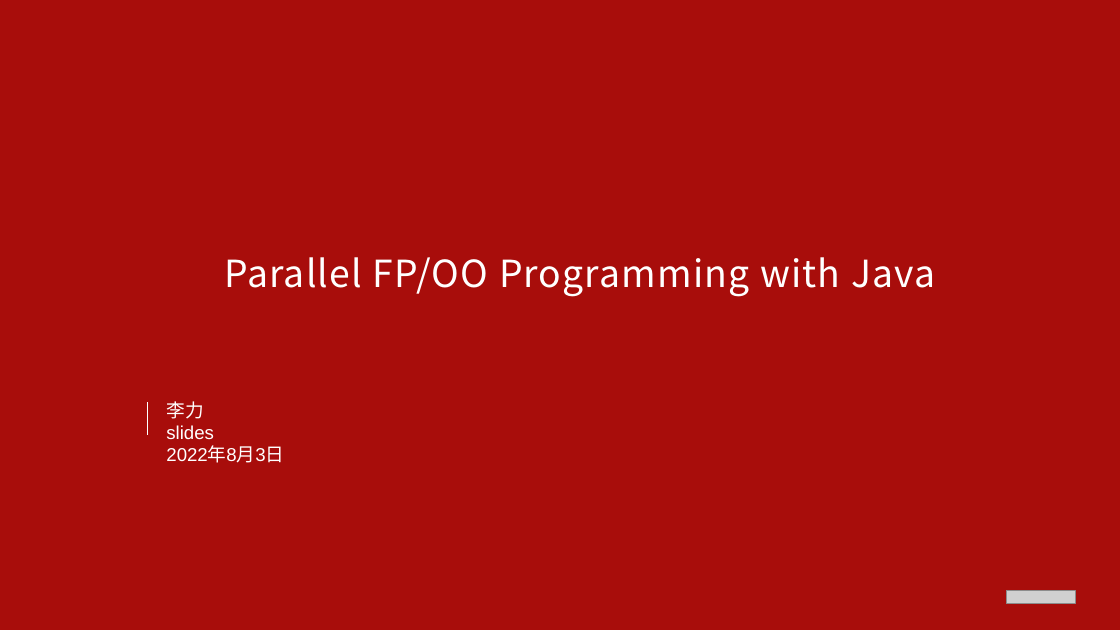
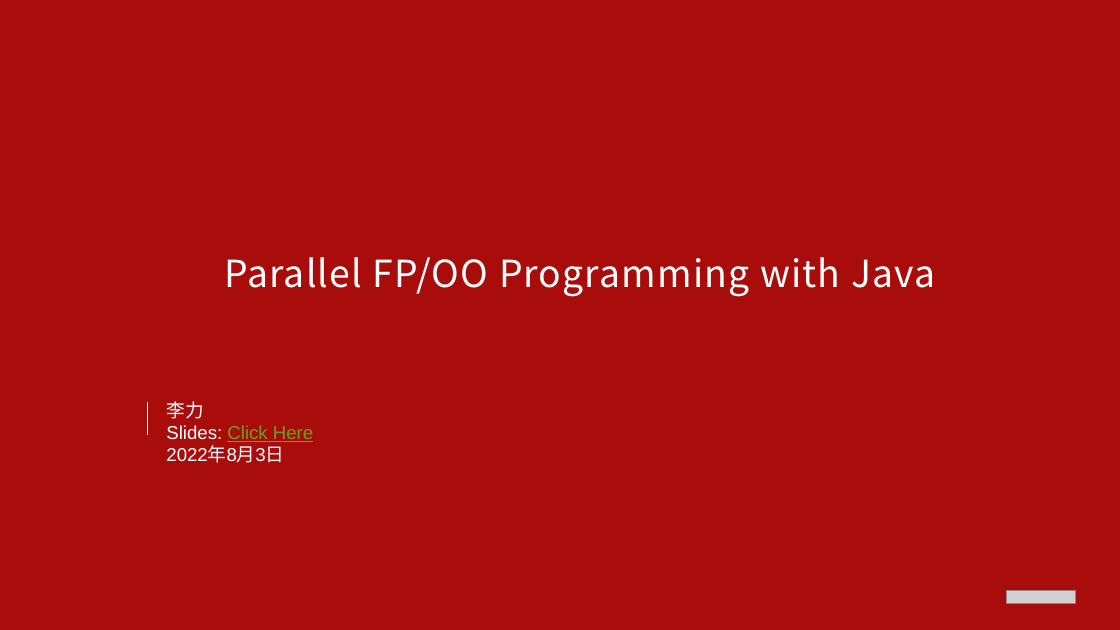
Before and after one commit to xiaozhiliaoo/my-slides, a slide deck: slide 1 of ppt/Parallel-Functional-Programming-with-Java.pptx. Drawn at 1120x630 pixels with LibreOffice and Linux fonts; fonts in the diff are those of the drawing; grey boxes stand for pictures; background and template pictures are left out. Boxes give left, top, right and bottom in pixels: in the first picture for what was removed or moved away, otherwise in the second. Text is boxed around its words. In the diff, an @@ line names an element or a change of style, - is before the commit and + after.

```diff
--- a/ppt/Parallel-Functional-Programming-with-Java.pptx
+++ b/ppt/Parallel-Functional-Programming-with-Java.pptx
@@ text at box(166, 425, 313, 442): text changed; text colour #FFFFFF to #6B9F25 @@
-slides
+Slides: Click Here
```
Also in this commit, not shown: 1 other file.
